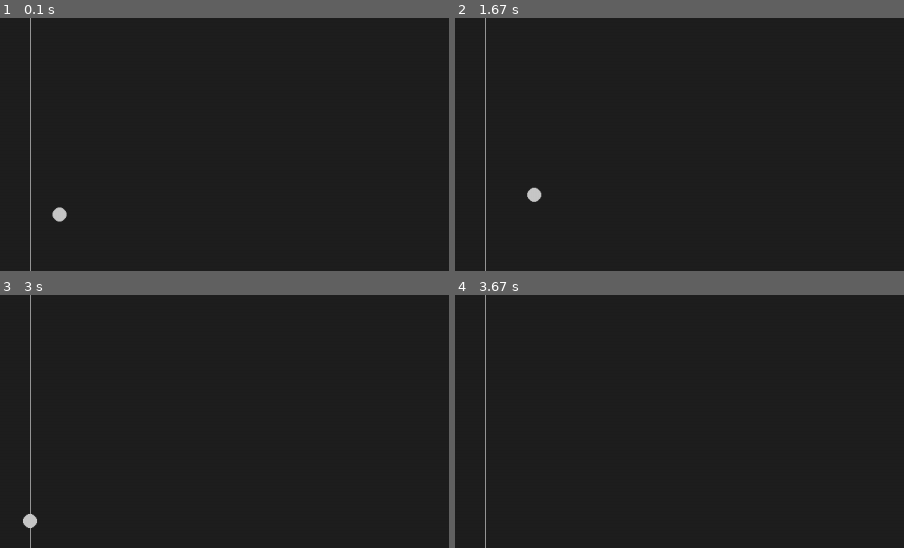
Above: before the commit, frames 1-4 (two rows, left to right).
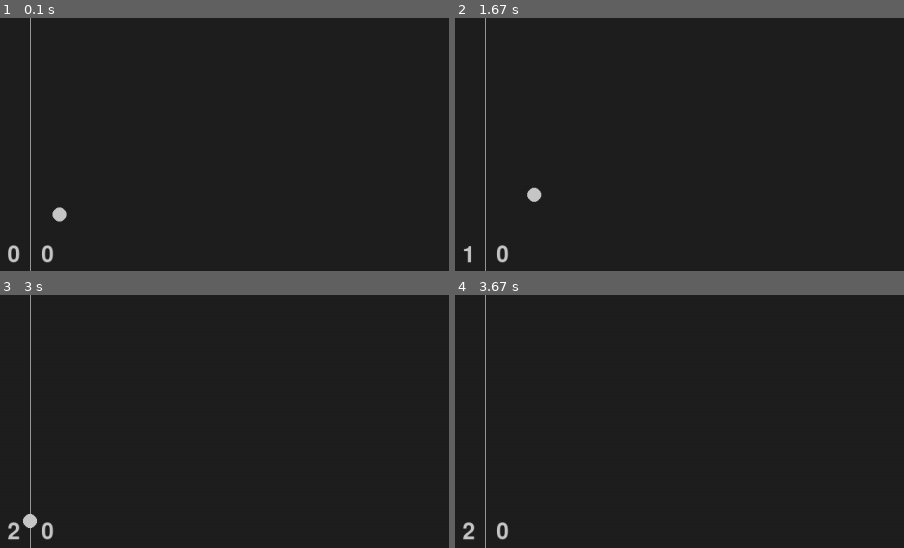
Above: after the commit, the same moments.

Repository: Saber150/pongPygame
Game: pygame game, started from pong.py
Two runs of this game, one before a commit and one after it. Both use one fixed random seed, a clock stepped at 60 frames per second and the inputs below.
Inputs:
- Up to frame 1 (0.1 s): no input
- Up to frame 2 (1.67 s): hold Up 0.33-0.8 s; hold Down 0.83-1.13 s; hold Up 1.17-1.53 s; hold Down from 1.57 s (still down)
- Up to frame 3 (3 s): release Down at 1.93 s; hold Up 1.97-2.27 s; hold Down 2.3-2.6 s; hold Up from 2.63 s (still down)
- Up to frame 4 (3.67 s): release Up at 3 s; hold Down 3.03-3.4 s; hold Up from 3.43 s (still down)
The pictures show only the part of the screen within x 47-97%, y 5-55%; the shares and areas given below are measured in that part.

The runs differ from the first frame. In frame 1, 0.3% of the frame differs, in the area x 1-12%, y 89-97%; in frame 2, 0.2%; in frame 3, 0.2%; in frame 4, 0.2%.

Commit message:
Atualizando o Score do player e do oponente

Diff:
--- a/pong.py
+++ b/pong.py
@@ -1,16 +1,31 @@
 import pygame as pyg, sys, random
 
 # Classe para objetos player e Oponente
-class Jogador:
+class Mob:
     def __init__(self, speed, forma):
         self.speed = speed
         self.forma = forma
+# Fim da classe Jogador.
+
+class Player(Mob):
+    def __init__(self, speed, forma, score):
+        super().__init__(speed, forma)
+        self.score = score
+
     def player_animation(self):
         self.forma.y += self.speed
         if self.forma.top <= 0:
             self.forma.top = 0
         if self.forma.bottom >= altura_tela:
             self.forma.bottom = altura_tela
+
+# Fim da classe Player
+
+class Oponente(Mob):
+
+    def __init__(self, speed, forma, score):
+        super().__init__(speed, forma)
+        self.score = score
 
     def oponente_ai(self):
         if self.forma.top < ball.forma.y:
@@ -20,10 +35,10 @@
         if self.forma.top <= 10 or self.forma.bottom >= altura_tela:
             self.speed *= -1
 
-# Fim da classe Jogador.
+#Fim da classe Oponente
 
 # Classe para o objeto ball
-class Bola:
+class Bola(Mob):
     def __init__(self, speed_x, speed_y, forma):
         self.speed_x = speed_x
         self.speed_y = speed_y
@@ -45,15 +60,21 @@
         if self.forma.top <= 0 or self.forma.bottom >= altura_tela:
             self.speed_y *= -1
 
-        # Se acertar a lateral esquerda ele reinicia a bola para o centro
-        if self.forma.left <= 0 or self.forma.right >= largura_tela:
-            self.ball_restart()
+        # Se acertar a lateral esquerda ele reinicia a bola para o centro e aumenta o score do player ou oponente
+        if self.forma.left <= 0:
+                player.score += 1
+                self.ball_restart()
+        if self.forma.right >= largura_tela:
+                oponente.score += 1
+                self.ball_restart()
 
         # Se entrar em colisao com o player ou com o oponente inverte a velocidade em x
         if self.forma.colliderect(player.forma) or self.forma.colliderect(oponente.forma):
             self.speed_x *= -1
 
 # Fim da classe Bola
+
+
 
 # Setup
 pyg.init()
@@ -74,13 +95,19 @@
 direcao_x = random.choice((7,-7))
 direcao_y = random.choice((7,-7))
 
-# Objetos, self, Jogador
+# Variaveis texto
+player_score = 0
+oponente_score = 0
+game_font = pyg.font.Font("freesansbold.ttf", 32)
+
+# Objetos, Bola, Jogador
 ball = Bola(direcao_x, direcao_y, pyg.Rect(largura_tela/2 - 10, altura_tela/2 - 10, 20, 20))
-player = Jogador(0, pyg.Rect(largura_tela - 20, altura_tela/2 - 70, 10, 140))
-oponente = Jogador(7, pyg.Rect(10, altura_tela/2 - 70, 10, 140))
+player = Player(0, pyg.Rect(largura_tela - 20, altura_tela/2 - 70, 10, 140), player_score)
+oponente = Oponente(7, pyg.Rect(10, altura_tela/2 - 70, 10, 140), oponente_score)
 
 bg_color = pyg.Color('grey12')
 light_grey = (200, 200, 200)
+
 
 while True:
     # Entrada para encerrar o programa caso fechar a janela
@@ -122,6 +149,14 @@
     pyg.draw.ellipse(tela, light_grey, ball.forma)
     pyg.draw.aaline(tela, light_grey, (largura_tela/2,0), (largura_tela/2, altura_tela))
 
+    # Mostrando o Score do Player
+    player_text = game_font.render(f"{player.score}", True, light_grey)
+    tela.blit(player_text, ((largura_tela/2 + 16, altura_tela/2)))
+
+    # Mostrando o Score do oponente
+    oponente_text = game_font.render(f"{oponente.score}", True, light_grey)
+    tela.blit(oponente_text, ((largura_tela/2 - 32, altura_tela/2)))
+
     # Atualizando a janela a 60 frames por segundo
     pyg.display.flip()
     clock.tick(60)
